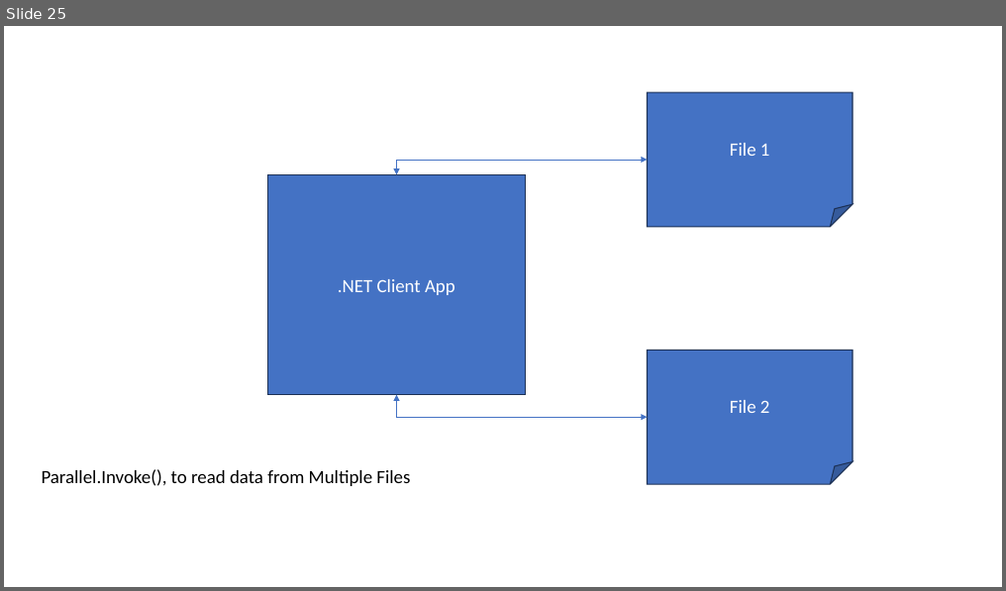
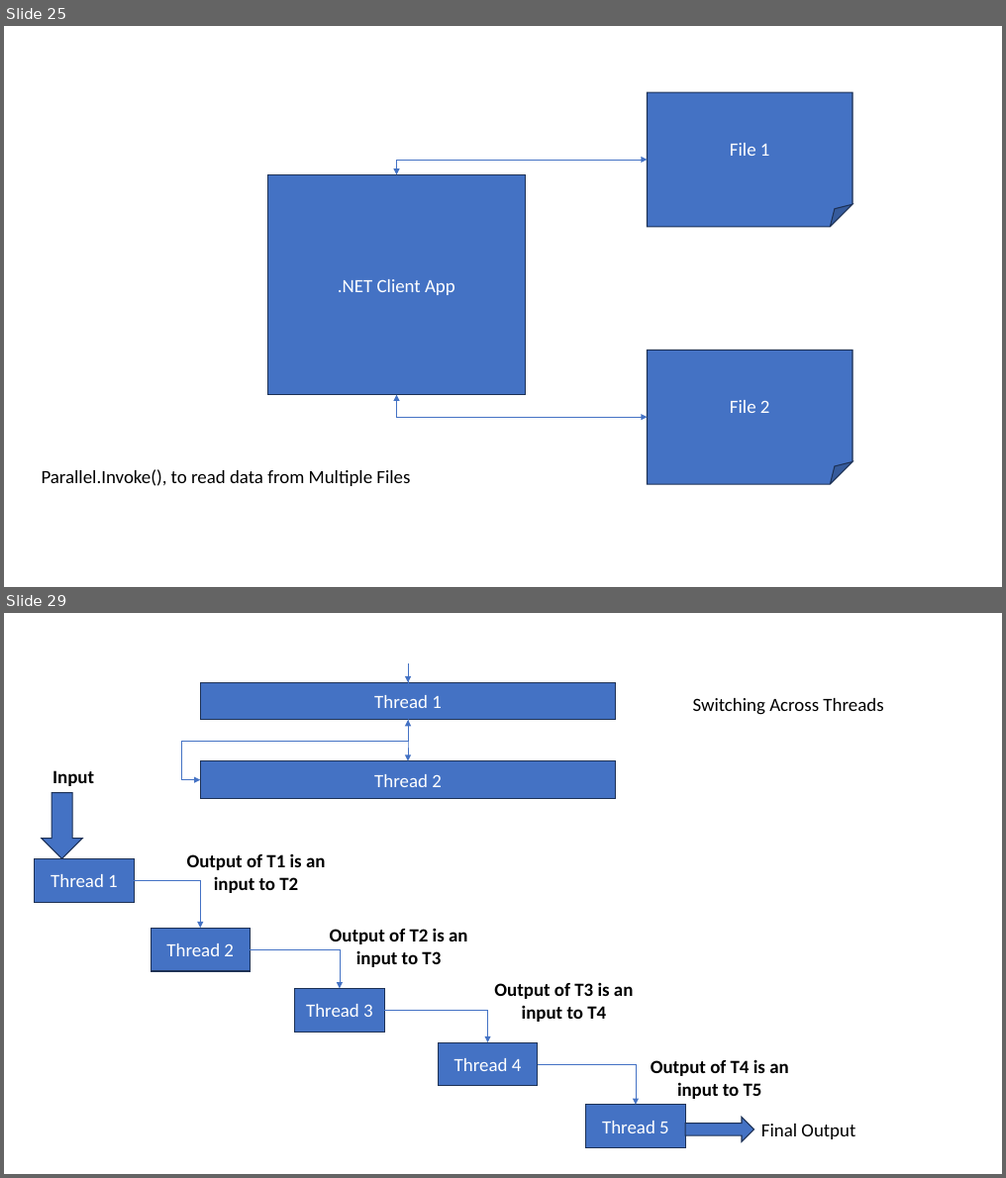
Before and after one commit to maheshsabnis/capita_sept_2023_Oct, a slide deck: Images.pptx. Shown one above the other, each under a label of ours: slide 25 before the commit, slides 25 and 29 after it; the slides between them are not shown. The pictures are 1006x591 and 1006x1178 pixels, drawn with LibreOffice and Linux fonts; fonts in the diff are those of the drawing. Boxes give left, top, right and bottom in pixels: in the first picture for what was removed or moved away, otherwise in the second. Text is boxed around its words. In the diff, an @@ line names an element or a change of style, - is before the commit and + after.

```diff
--- a/Images.pptx
+++ b/Images.pptx
@@ slide 29 added at [4, 613, 1002, 1174], background #FFFFFF @@
@@ elbow double arrow added from (408, 761) to (408, 682), #4472C4 0.5 pt @@
@@ rectangle added at [200, 682, 616, 720], fill #4472C4, outline #1E3256 1 pt, 18 pt, text #FFFFFF @@
+Thread 1
@@ text added at [693, 698, 883, 715], 18 pt, text #000000 @@
+Switching Across Threads
@@ elbow double arrow added from (408, 720) to (200, 780), #4472C4 0.5 pt @@
@@ text added at [53, 770, 94, 786], 18 pt, text #000000, bold @@
+Input
@@ rectangle added at [200, 761, 616, 799], fill #4472C4, outline #1E3256 1 pt, 18 pt, text #FFFFFF @@
+Thread 2
@@ down arrow added at [42, 792, 82, 859], fill #4472C4, outline #1E3256 1 pt @@
@@ rectangle added at [35, 860, 135, 903], fill #4472C4, outline #1E3256 1 pt, 18 pt, text #FFFFFF @@
+Thread 1
@@ text added at [187, 854, 325, 893], 18 pt, text #000000, bold @@
+Output of T1 is an input to T2
@@ elbow arrow added from (134, 881) to (200, 928), #4472C4 0.5 pt @@
@@ rectangle added at [151, 928, 251, 971], fill #4472C4, outline #1E3256 1 pt, 18 pt, text #FFFFFF @@
+Thread 2
@@ text added at [330, 928, 467, 967], 18 pt, text #000000, bold @@
+Output of T2 is an input to T3
@@ elbow arrow added from (251, 950) to (340, 989), #4472C4 0.5 pt @@
@@ rectangle added at [294, 989, 385, 1032], fill #4472C4, outline #1E3256 1 pt, 18 pt, text #FFFFFF @@
+Thread 3
@@ text added at [494, 982, 633, 1022], 18 pt, text #000000, bold @@
+Output of T3 is an input to T4
@@ elbow arrow added from (385, 1011) to (487, 1043), #4472C4 0.5 pt @@
@@ rectangle added at [439, 1043, 538, 1086], fill #4472C4, outline #1E3256 1 pt, 18 pt, text #FFFFFF @@
+Thread 4
@@ elbow arrow added from (538, 1064) to (636, 1105), #4472C4 0.5 pt @@
@@ text added at [650, 1060, 788, 1099], 18 pt, text #000000, bold @@
+Output of T4 is an input to T5
@@ rectangle added at [586, 1105, 686, 1149], fill #4472C4, outline #1E3256 1 pt, 18 pt, text #FFFFFF @@
+Thread 5
@@ right arrow added at [685, 1118, 754, 1143], fill #4472C4, outline #1E3256 1 pt @@
@@ text added at [761, 1124, 855, 1140], 18 pt, text #000000 @@
+Final Output
```
Also in this commit, not shown: 3 other slides added, 15 other files.
